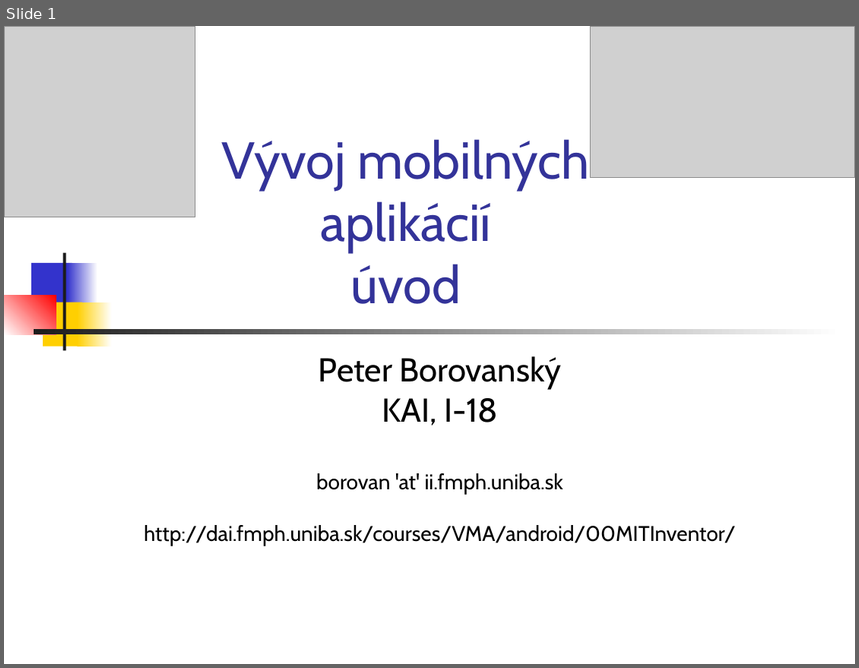
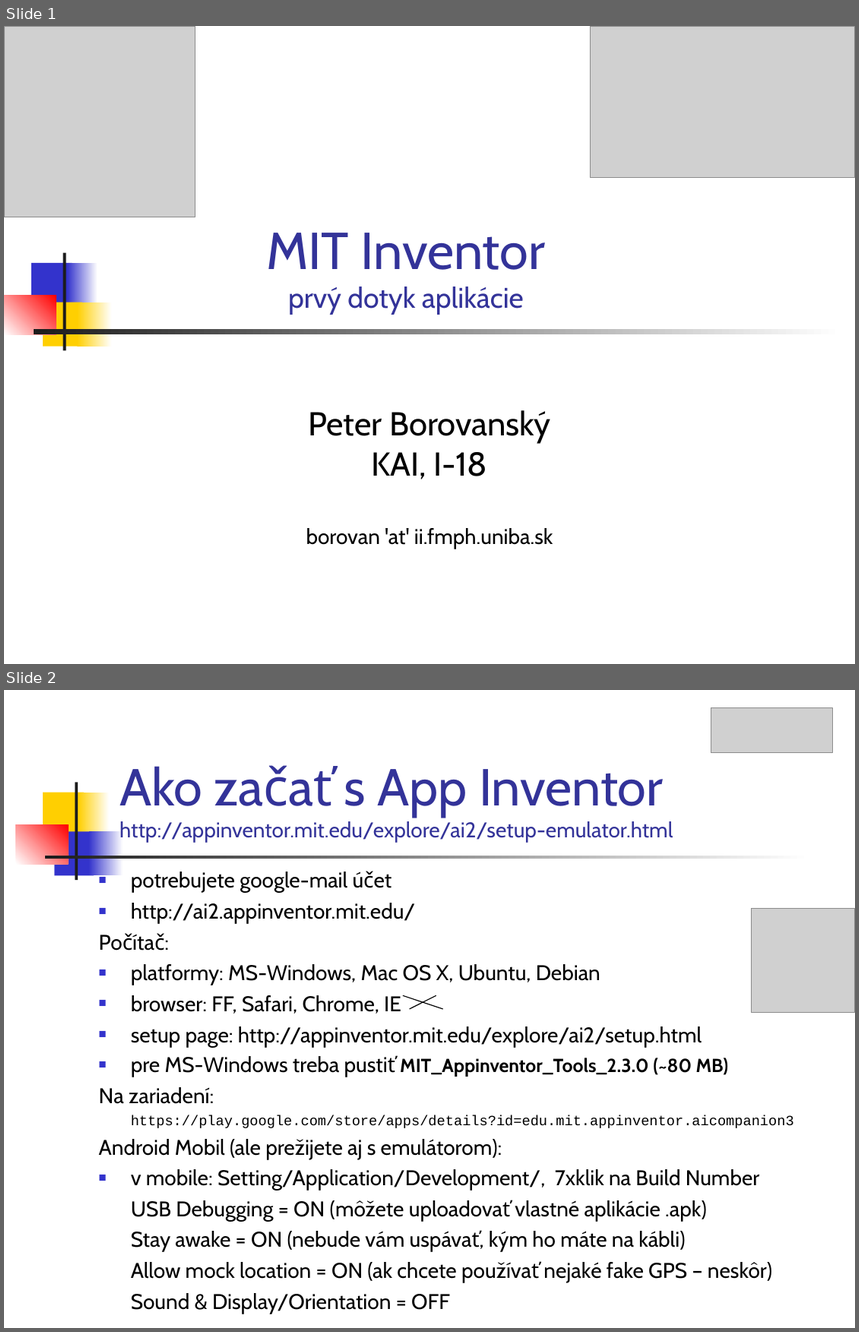
Before and after one commit to vmandro/Prednasky, a slide deck: 01/01_MIT.ppt. Shown one above the other, each under a label of ours: slide 1 before the commit, slides 1 and 2 after it. The pictures are 859x668 and 859x1332 pixels, drawn with LibreOffice and Linux fonts; fonts in the diff are those of the drawing; grey boxes stand for pictures. Boxes give left, top, right and bottom in pixels: in the first picture for what was removed or moved away, otherwise in the second. Text is boxed around its words. In the diff, an @@ line names an element or a change of style, - is before the commit and + after.

```diff
--- a/01/01_MIT.ppt
+++ b/01/01_MIT.ppt
@@ slide 2 added at (4,690,855,1328), background #FFFFFF @@
@@ picture added at (712,708,833,753) @@
@@ title added at (120,766,673,842), 18 pt, text #333399 @@
+Ako začať s App Inventor
+http://appinventor.mit.edu/explore/ai2/setup-emulator.html
@@ rectangle added at (44,792,84,837), fill #FFCF01 @@
@@ rectangle added at (75,782,77,880), fill #1C1C1C @@
@@ rectangle added at (79,792,110,837), fill gradient #FFCF01 to #FFFFFF @@
@@ rectangle added at (16,825,68,863), fill gradient #FFFFFF to #FF0000 @@
@@ rectangle added at (54,831,94,875), fill #3333CC @@
@@ rectangle added at (89,831,123,875), fill gradient #3333CC to #FFFFFF @@
@@ rectangle added at (45,856,811,859), fill gradient #1C1C1C to #FFFFFF @@
@@ text added at (99,872,794,1314), 18 pt, text #000000 @@
+■ potrebujete google-mail účet
+■ http://ai2.appinventor.mit.edu/
+Počítač:
+■ platformy: MS-Windows, Mac OS X, Ubuntu, Debian
+■ browser: FF, Safari, Chrome, IE
+■ setup page: http://appinventor.mit.edu/explore/ai2/setup.html
+■ pre MS-Windows treba pustiť MIT_Appinventor_Tools_2.3.0 (~80 MB)
+Na zariadení:
+https://play.google.com/store/apps/details?id=edu.mit.appinventor.aicompanion3
+Android Mobil (ale prežijete aj s emulátorom):
+■ v mobile: Setting/Application/Development/, 7xklik na Build Number
+USB Debugging = ON (môžete uploadovať vlastné aplikácie .apk)
+Stay awake = ON (nebude vám uspávať, kým ho máte na kábli)
+Allow mock location = ON (ak chcete používať nejaké fake GPS – neskôr)
+Sound & Display/Orientation = OFF
@@ picture added at (751,909,855,1012) @@
@@ line added from (403, 996) to (443, 1009), #000000 0.74 pt @@
@@ line added from (436, 996) to (409, 1009), #000000 0.74 pt @@
@@ slide 1 changed as well @@
@@ title at (266,233,546,315): text changed; size 44 to 24 pt @@
-Vývoj mobilných aplikácií
-úvod
+MIT Inventor
+prvý dotyk aplikácie
@@ subtitle "Peter Borovanský": place and size @@
-subtitle "Peter Borovanský" at (144,357,736,547)
+subtitle "Peter Borovanský" at (306,411,553,549)
@@ subtitle at (144,525,736,547): paragraph removed @@
-http://dai.fmph.uniba.sk/courses/VMA/android/00MITInventor/
```
Also in this commit, not shown: 29 other slides added, 15 slides removed, 3 other files.
